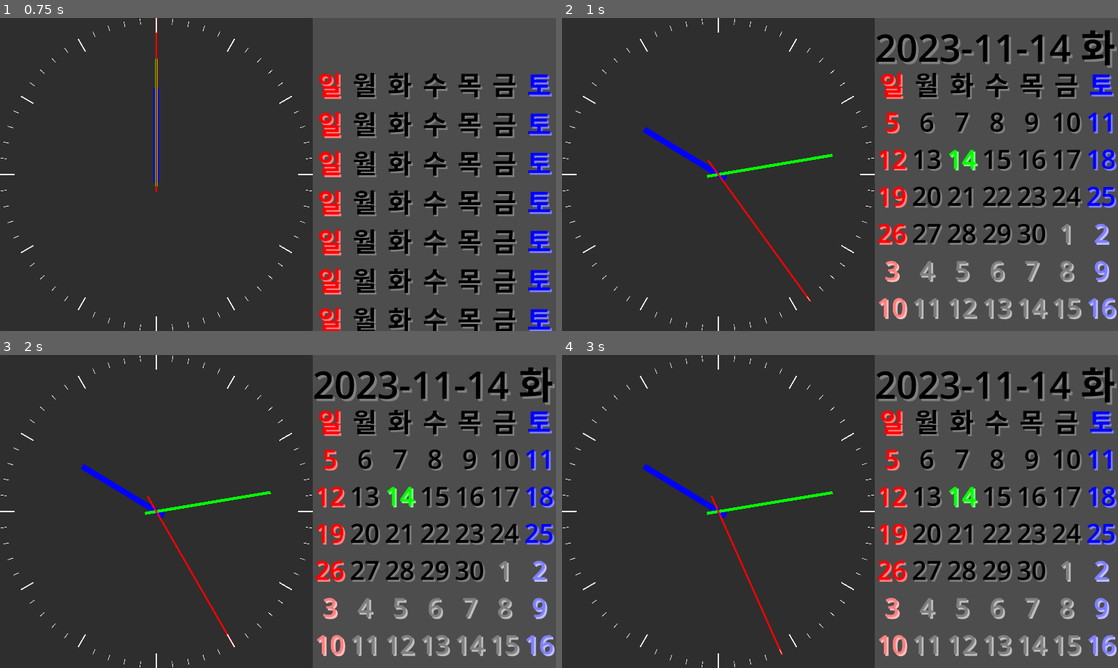
Above: before the commit, frames 1-4 (two rows, left to right).
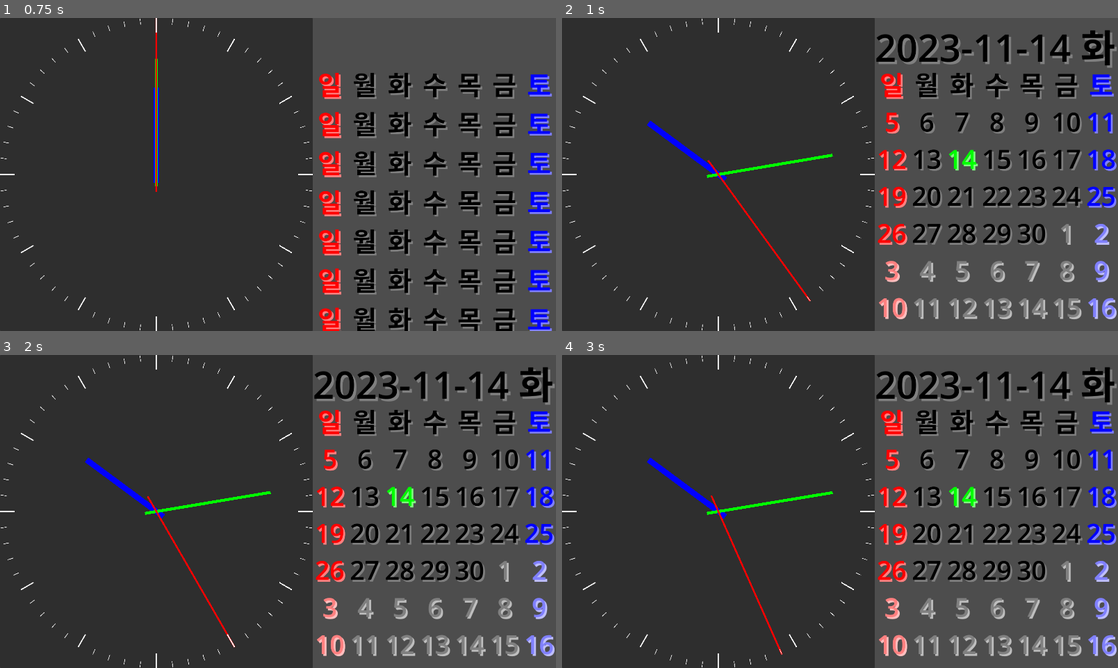
Above: after the commit, the same moments.

Repository: kasworld/gd4analogclockcal
Game: Godot game, scene res://main.tscn
The game is run twice, just before and just after one commit, with the same random seed, the same clock (stepped at 60 frames per second) and the same inputs.
Inputs:
- Up to frame 1 (0.75 s): tap Enter at 0.5 s
- Up to frame 2 (1 s): no input
- Up to frame 3 (2 s): tap Space at 1.25 s
- Up to frame 4 (3 s): tap Enter at 2.75 s

Frame 1 is identical in both runs. In frame 2, 0.4% of the frame differs, in the area x 14-30%, y 32-52%; in frame 3, 0.4%; in frame 4, 0.4%, in the area x 14-30%, y 32-53%.

Commit message:
fix hour hand

Diff:
--- a/analog_clock.gd
+++ b/analog_clock.gd
@@ -18,7 +18,6 @@
 	cr.pivot_offset = Vector2(w/2,540)
 	return cr
 
-
 # Called when the node enters the scene tree for the first time.
 func _ready() -> void:
 	for i in range(0,12):
@@ -29,18 +28,15 @@
 		var cr = new_minute_clock_face(minute2degree(i))
 		$Panel.add_child(cr)
 
-
-
 # Called every frame. 'delta' is the elapsed time since the previous frame.
 func _process(delta: float) -> void:
 	pass
-
 
 func _on_timer_timeout() -> void:
 	var timeNowDict = Time.get_datetime_dict_from_system()
 	$Panel/SecondHand.rotation = second2degree(timeNowDict["second"])
 	$Panel/MinuteHand.rotation = minute2degree(timeNowDict["minute"]) + second2degree(timeNowDict["second"]) / 60
-	$Panel/HourHand.rotation = hour2degree(timeNowDict["hour"]) + minute2degree(timeNowDict["minute"]) /60
+	$Panel/HourHand.rotation = hour2degree(timeNowDict["hour"]) + minute2degree(timeNowDict["minute"]) /12
 
 func second2degree(sec)->float:
 	return 2.0*PI/60.0*sec
